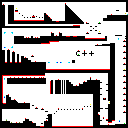
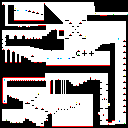
Two versions of the same layered image (128px x 128px). Layer-by-layer changes:
painted on "图层 1" over [2, 2, 126, 119]
